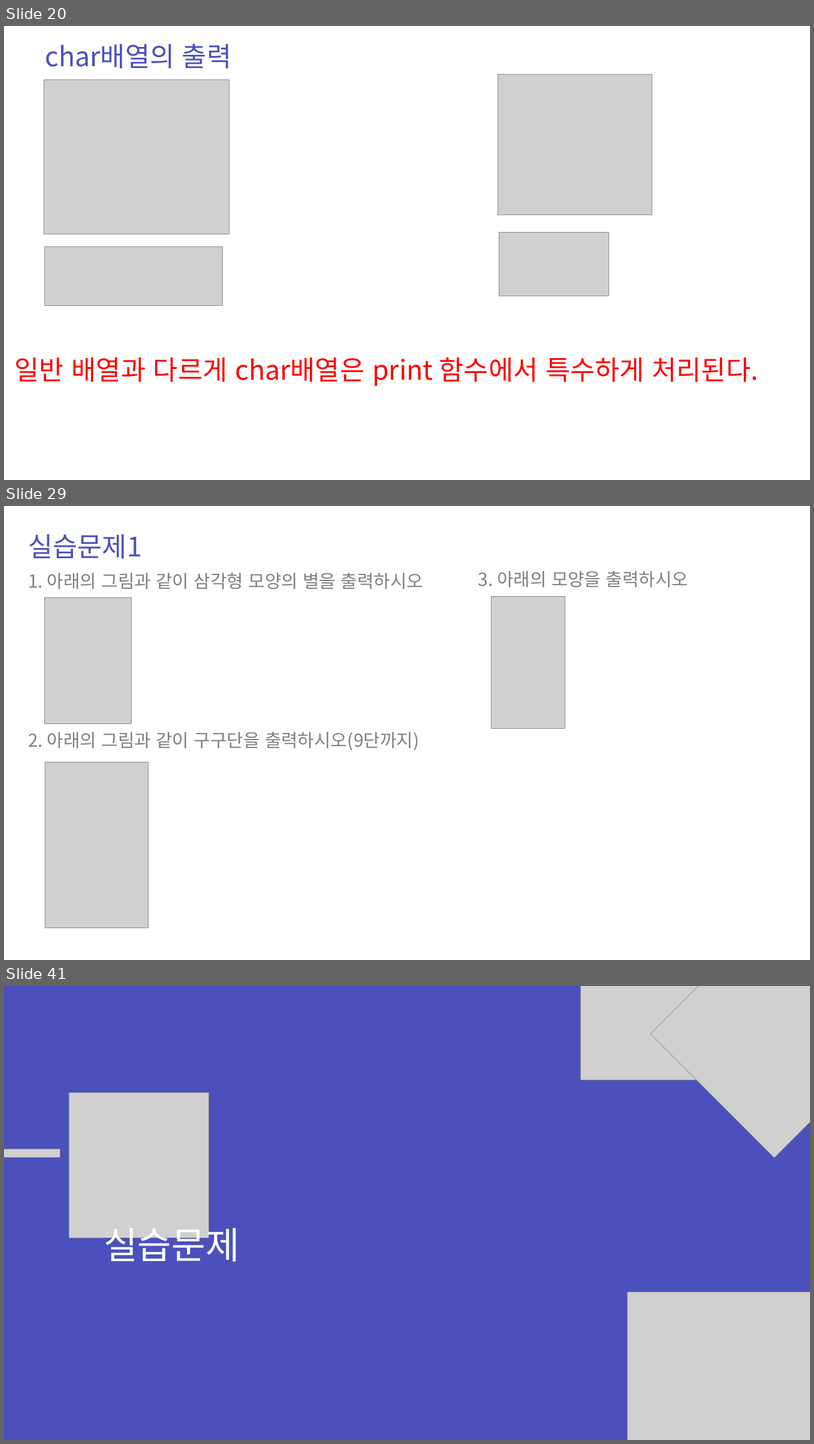
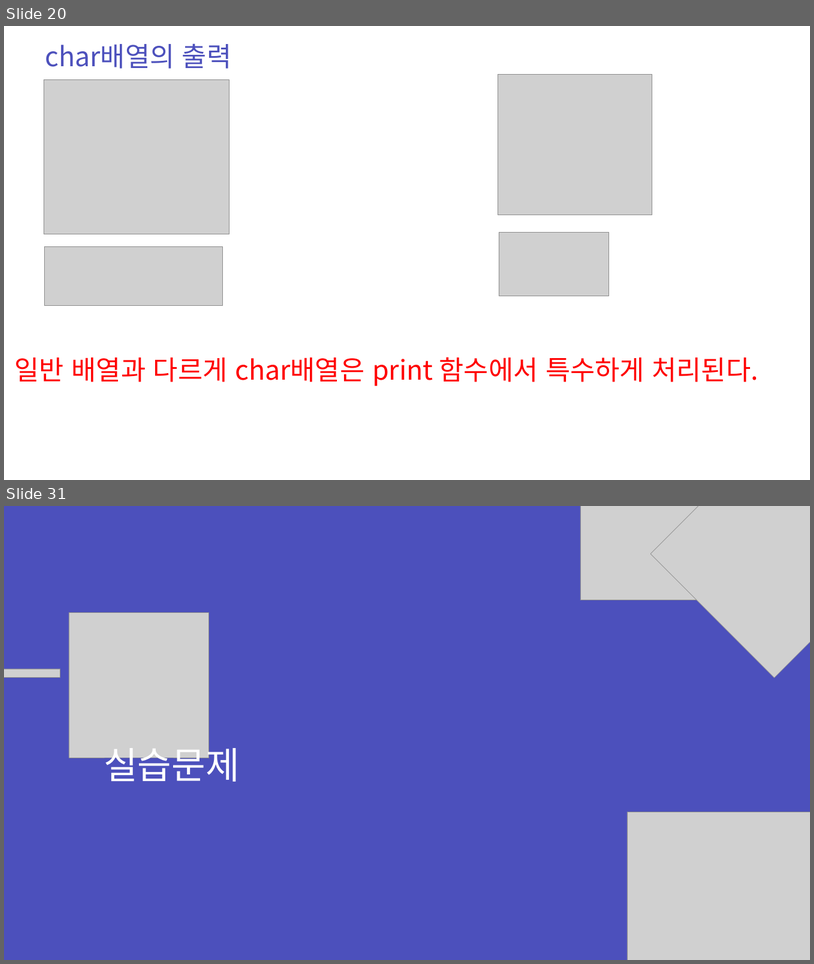
Before and after one commit to zest132/JavaLecture, a slide deck: JavaLecture/LectureFile/java 5강.pptx. Shown one above the other, each under a label of ours: slides 20, 29 and 41 before the commit, slides 20 and 31 after it; the slides between them are not shown. The pictures are 814x1444 and 814x964 pixels, drawn with LibreOffice and Linux fonts; fonts in the diff are those of the drawing; grey boxes stand for pictures. Boxes give left, top, right and bottom in pixels: in the first picture for what was removed or moved away, otherwise in the second. Text is boxed around its words. In the diff, an @@ line names an element or a change of style, - is before the commit and + after.

Commit message:
5강 최종실습 작업중

```diff
--- a/JavaLecture/LectureFile/java 5강.pptx
+++ b/JavaLecture/LectureFile/java 5강.pptx
@@ slide 29 removed at (4, 506, 810, 960), background #FFFFFF @@
@@ text removed at (28, 534, 142, 559) @@
-실습문제1
@@ text removed at (28, 573, 423, 589) @@
-1. 아래의 그림과 같이 삼각형 모양의 별을 출력하시오
@@ text removed at (479, 571, 689, 588) @@
-3. 아래의 모양을 출력하시오
@@ picture removed at (44, 598, 132, 723) @@
@@ picture removed at (491, 597, 565, 728) @@
@@ text removed at (28, 732, 419, 750) @@
-2. 아래의 그림과 같이 구구단을 출력하시오(9단까지)
@@ picture removed at (45, 762, 149, 928) @@
@@ what was slide 41 is now slide 31 @@
```
Also in this commit, not shown: 2 slides changed, 10 slides added, 19 other slides removed, 3 other files.
